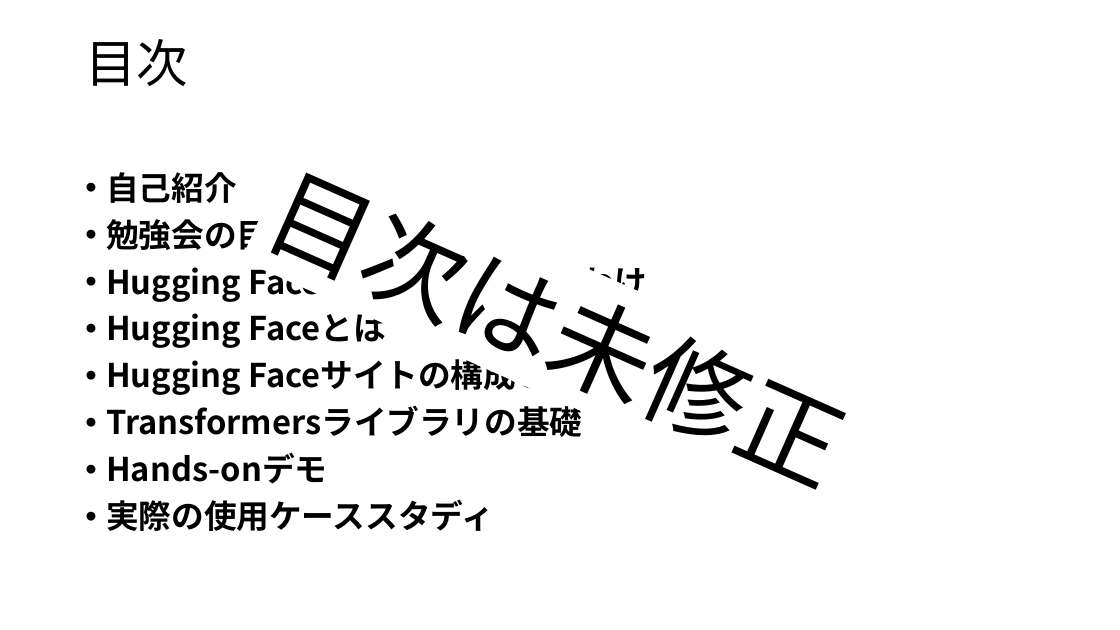
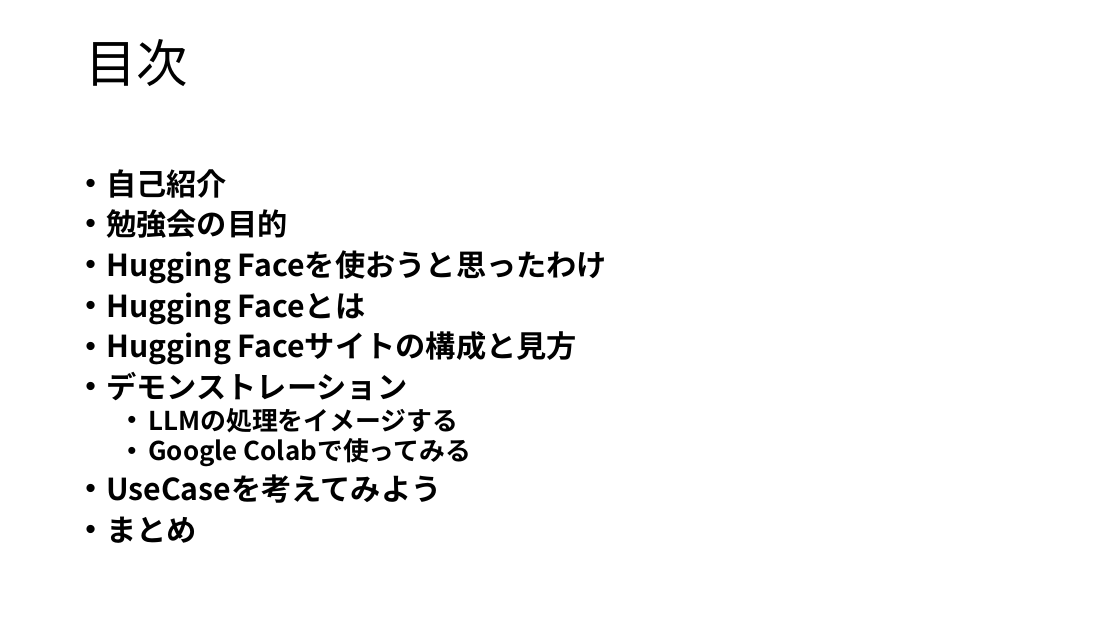
Before and after one commit to ikedachin/study_huggingface, a slide deck: slide 2 of huggingface 発表資料.pptx. Drawn at 1120x630 pixels with LibreOffice and Linux fonts; fonts in the diff are those of the drawing; background and template pictures are left out. Boxes give left, top, right and bottom in pixels: in the first picture for what was removed or moved away, otherwise in the second. Text is boxed around its words. In the diff, an @@ line names an element or a change of style, - is before the commit and + after.

Commit message:
パワポ95%残っているのはコラボのページ

```diff
--- a/huggingface 発表資料.pptx
+++ b/huggingface 発表資料.pptx
@@ rectangle removed at (x1=241, y1=139, x2=879, y2=520) @@
-目次は未修正
@@ text at (x1=106, y1=169, x2=607, y2=365): size 28 to 25.9 pt in "自己紹介", "勉強会の目的", "Hugging Faceを使おうと思ったわけ", "Hugging Faceとは" and 1 more places; line spacing 0.9 to 0.8 @@
@@ text at (x1=106, y1=372, x2=471, y2=543): text changed; size 28 to 22.2 pt @@
-• Transformersライブラリの基礎
-• Hands-onデモ
-• 実際の使用ケーススタディ
+• デモンストレーション
+  • LLMの処理をイメージする
+  • Google Colabで使ってみる
+• UseCaseを考えてみよう
+• まとめ
```
Also in this commit, not shown: 6 other slides changed.
